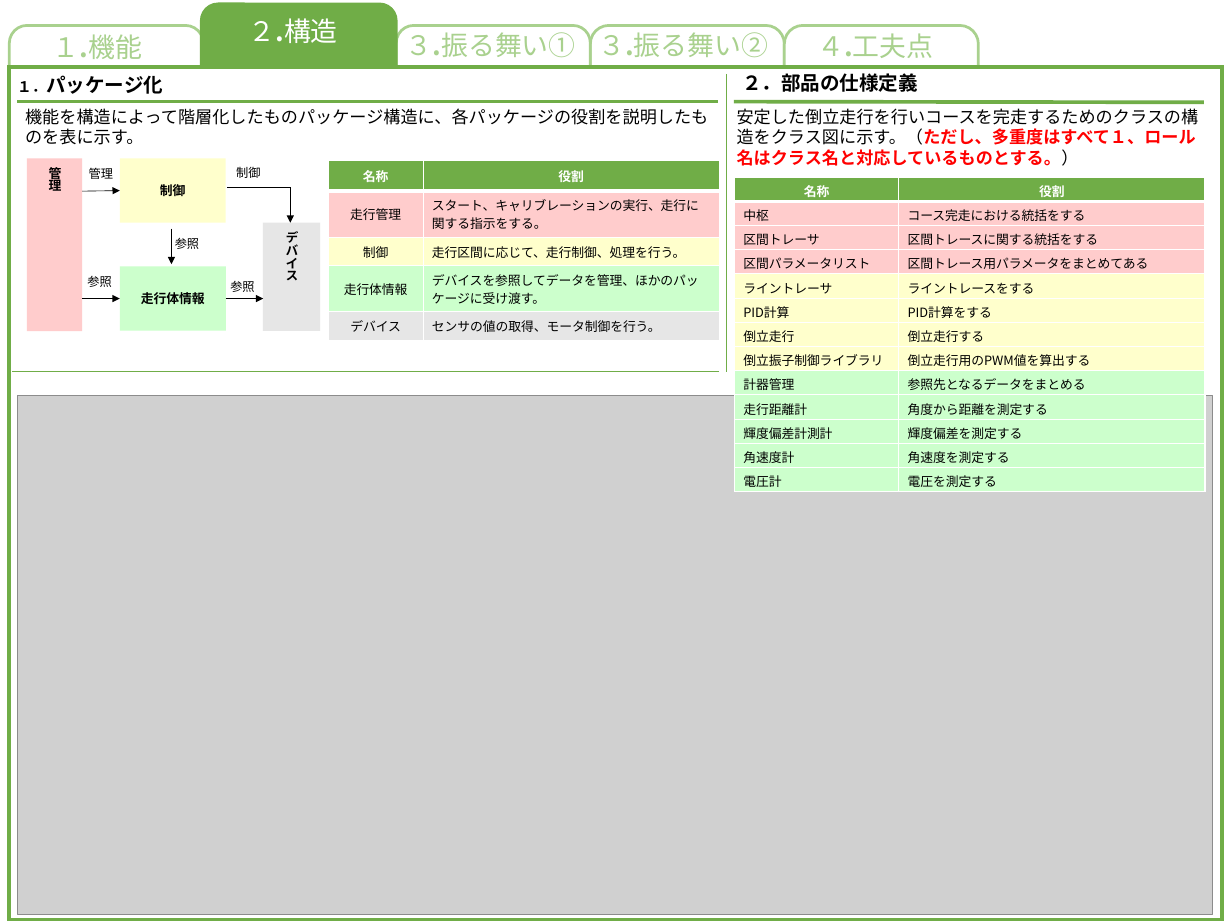
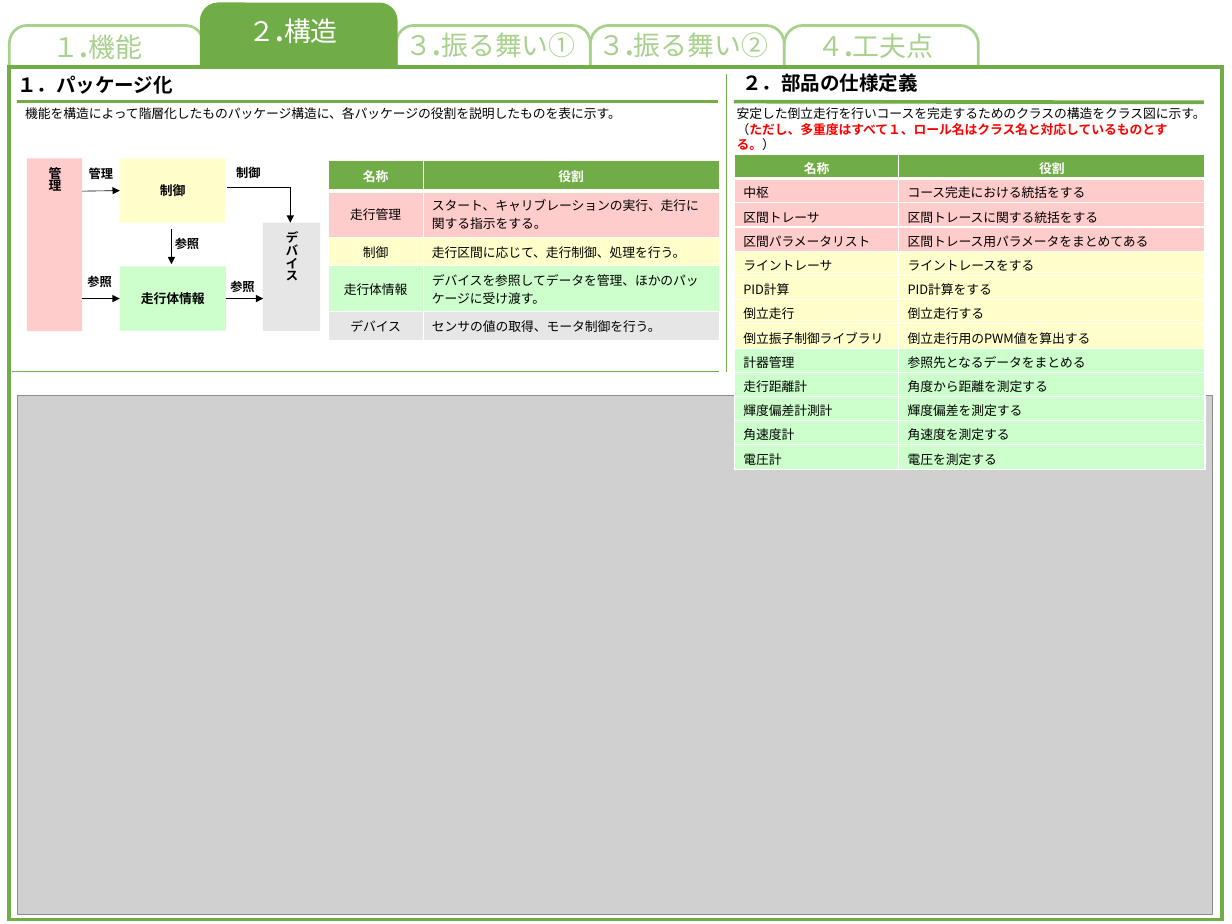
Before and after one commit to akita-lab-2019/model, a slide deck: slide 1 of 完成モデル/構造モデル.pptx. Drawn at 1232x924 pixels with LibreOffice and Linux fonts; fonts in the diff are those of the drawing; grey boxes stand for pictures. Boxes give left, top, right and bottom in pixels: in the first picture for what was removed or moved away, otherwise in the second. Text is boxed around its words. In the diff, an @@ line names an element or a change of style, - is before the commit and + after.

Commit message:
update: 構造モデルとクラス図のフォントを修正

```diff
--- a/完成モデル/構造モデル.pptx
+++ b/完成モデル/構造モデル.pptx
@@ text "１．パッケージ化" at (x1=17, y1=75, x2=172, y2=94): size 12 to 16 pt in "１．パッケージ化" @@
@@ text "機能を構造によって階層化したものパッケージ構造に、各パッケージの役割を説明したものを表に示す。" at (x1=25, y1=107, x2=621, y2=119): size 14 to 10.5 pt @@
@@ text "安定した倒立走行を行いコースを完走するためのクラスの構造をクラス図に示す。（ただし、多重度はすべて１、ロール名はクラス名 ..." at (x1=737, y1=107, x2=1206, y2=150): size 14 to 10.5 pt @@
@@ bold on in 5 elements at (x1=89, y1=165, x2=113, y2=182), (x1=87, y1=273, x2=111, y2=290), (x1=175, y1=235, x2=199, y2=252), (x1=230, y1=278, x2=254, y2=295), (x1=236, y1=164, x2=260, y2=181) @@
@@ table moved from (x1=735, y1=177, x2=1206, y2=492) to (x1=735, y1=154, x2=1206, y2=469) @@
```
Also in this commit, not shown: 1 other file.
